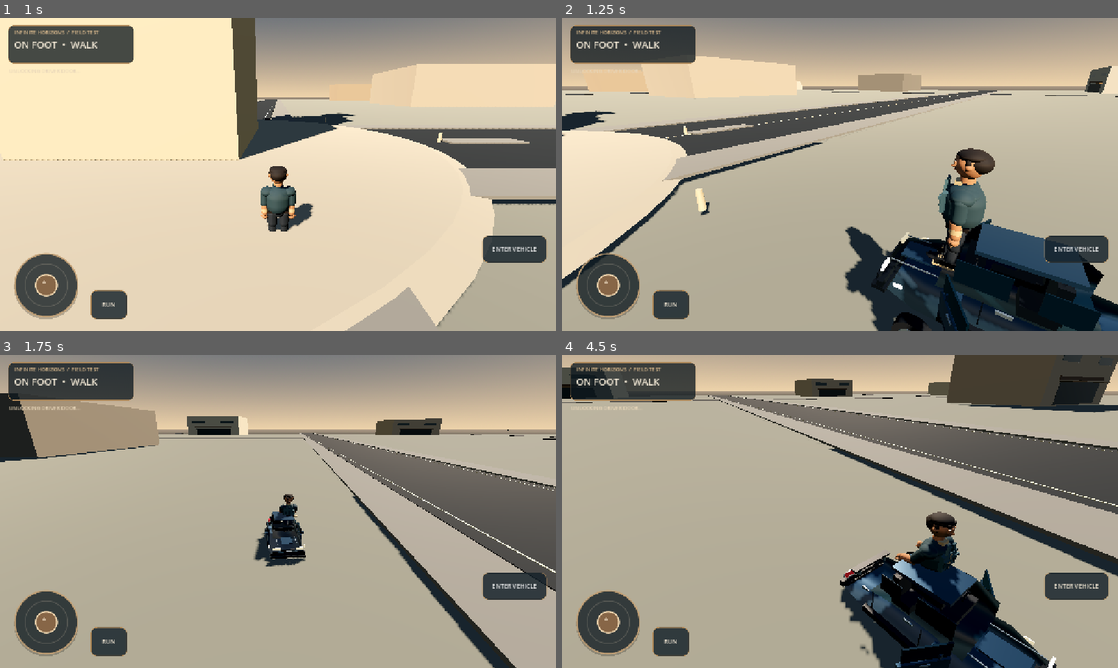
Above: before the commit, frames 1-4 (two rows, left to right).
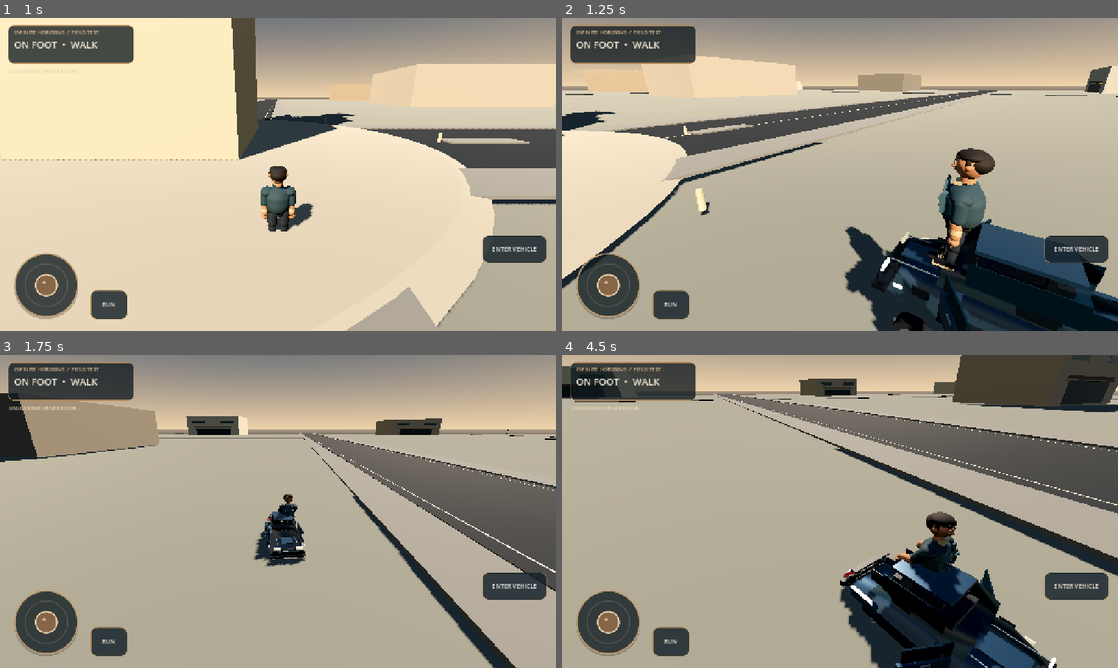
Above: after the commit, the same moments.

Repository: strideproject77-lgtm/Hill-Climb
Game: Godot game, scene res://scenes/main.tscn
Two runs of this game, one before a commit and one after it. Both use one fixed random seed, a clock stepped at 60 frames per second and the inputs below.
Inputs (mouse positions are in pixels of both pictures, inside the frame that each line leads up to):
- Up to frame 1 (1 s): click "ENTER VEHICLE" at 0.5 s
- Up to frame 2 (1.25 s): no input
- Up to frame 3 (1.75 s): click "ENTER VEHICLE" at 1.25 s
- Up to frame 4 (4.5 s): tap Enter at 2 s; move the mouse to (962, 495) at 2.02 s; hold Right 2.03-2.75 s; tap E at 2.1, 3.6 s; click (962, 495) at 2.17 s; drag from (728, 527) to (812, 574) at 2.77 s; move the mouse to (895, 442) at 3.52 s; hold Right 3.53-4.25 s; drag from (812, 574) to (673, 464) at 4.27 s

Frame 1 is identical in both runs. In frame 2, 0.7% of the frame differs, in the area x 44-100%, y 24-100%; in frame 3, 0.3%; in frame 4, 4.2%, in the area x 0-100%, y 0-100%.

Commit message:
Refine coupe bodywork wheels and street handling

Diff:
--- a/game/scripts/vehicle_controller.gd
+++ b/game/scripts/vehicle_controller.gd
@@ -1,15 +1,16 @@
 extends VehicleBody3D
 class_name StrideVehicle
 
-const ENGINE_POWER := 1150.0
-const BRAKE_POWER := 105.0
-const MAX_STEER := 0.48
-const STEER_RESPONSE := 4.2
+const ENGINE_POWER := 980.0
+const BRAKE_POWER := 128.0
+const MAX_STEER := 0.50
+const STEER_RESPONSE := 5.0
 
 var throttle_input := 0.0
 var brake_input := 0.0
 var steer_input := 0.0
 var speed_kmh := 0.0
+var traction_limiter := 1.0
 var model_root: Node3D
 var left_front_door: Node3D
 var right_front_door: Node3D
@@ -43,9 +44,18 @@
 	var throttle := maxf(throttle_input, 1.0 if gas_key else 0.0)
 	var braking := maxf(brake_input, 1.0 if brake_key else 0.0)
 	var steer_axis := steer_input if absf(steer_input) > 0.01 else steer_key
-	engine_force = throttle * ENGINE_POWER
+	var speed_ratio := clampf(speed_kmh / 220.0,0.0,1.0)
+	# Progressive torque delivery and speed-sensitive steering keep the
+	# high-powered rear-drive coupe controllable on narrow city streets.
+	var torque_curve := lerpf(1.0,0.62,speed_ratio)
+	var traction_target := 0.78 if absf(steer_axis) > 0.35 and speed_kmh > 65.0 else 1.0
+	traction_limiter = move_toward(traction_limiter,traction_target if throttle > 0.0 else 1.0,delta * 2.8)
+	engine_force = throttle * ENGINE_POWER * torque_curve * traction_limiter
 	brake = braking * BRAKE_POWER
-	steering = move_toward(steering, -steer_axis * MAX_STEER, delta * STEER_RESPONSE)
+	var steer_limit := lerpf(MAX_STEER,0.20,speed_ratio)
+	steering = move_toward(steering, -steer_axis * steer_limit, delta * STEER_RESPONSE)
+	linear_damp = lerpf(0.035,0.11,speed_ratio)
+	angular_damp = lerpf(0.8,1.35,speed_ratio)
 	if is_instance_valid(steering_wheel):
 		steering_wheel.rotation.z = -steering * 0.72
 	speed_kmh = linear_velocity.length() * 3.6
@@ -111,14 +121,12 @@
 	_add_box("FrontPlate", Vector3(0.42,0.10,0.025), Vector3(0,0.20,-2.19), chrome)
 	_add_box("RearPlate", Vector3(0.42,0.10,0.025), Vector3(0,0.23,2.04), chrome)
 	for side in [-1.0, 1.0]:
-		_add_box("FrontDoorGlass", Vector3(0.018,0.43,0.78), Vector3(side * 0.635,1.02,-0.48), glass)
-		_add_box("RearDoorGlass", Vector3(0.018,0.40,0.55), Vector3(side * 0.635,1.00,0.55), glass)
-		_add_box("FrontDoorSeam", Vector3(0.018,0.48,0.018), Vector3(side * 0.875,0.59,-0.40), trim)
-		_add_box("RearDoorSeam", Vector3(0.018,0.48,0.018), Vector3(side * 0.875,0.58,0.82), trim)
-		_add_box("FrontDoorHandle", Vector3(0.035,0.055,0.22), Vector3(side * 0.89,0.76,-0.12), chrome)
-		_add_box("RearDoorHandle", Vector3(0.035,0.055,0.20), Vector3(side * 0.88,0.75,1.05), chrome)
+		_add_box("CoupeSideGlass", Vector3(0.018,0.43,1.45), Vector3(side * 0.635,1.02,0.03), glass)
+		_add_box("RearQuarterGlass", Vector3(0.018,0.30,0.42), Vector3(side * 0.625,1.00,0.92), glass)
 		_add_box("SideSkirt", Vector3(0.12,0.16,2.05), Vector3(side * 0.87,0.16,0.05), trim)
+		_add_box("FrontFenderVent", Vector3(0.025,0.18,0.30), Vector3(side * 0.885,0.47,-1.30), trim)
 		_add_box("FrontIndicator", Vector3(0.035,0.075,0.18), Vector3(side * 0.89,0.40,-1.72), lamps)
+		_add_box("WideRearHaunch", Vector3(0.12,0.22,0.82), Vector3(side * 0.875,0.37,1.12), paint)
 	_add_box("HoodCreaseLeft", Vector3(0.025,0.018,0.92), Vector3(-0.48,0.615,-1.58), chrome)
 	_add_box("HoodCreaseRight", Vector3(0.025,0.018,0.92), Vector3(0.48,0.615,-1.58), chrome)
 	_add_box("Dashboard", Vector3(1.02,0.13,0.32), Vector3(0,0.94,-0.62), trim)
@@ -302,3 +310,37 @@
 	rim.rotation.z = PI*0.5
 	rim.material_override = _paint(Color("#aeb9c0"),0.88,0.2)
 	wheel.add_child(rim)
+	var brake_disc := MeshInstance3D.new()
+	var disc_mesh := CylinderMesh.new()
+	disc_mesh.top_radius = 0.185
+	disc_mesh.bottom_radius = 0.185
+	disc_mesh.height = 0.045
+	brake_disc.mesh = disc_mesh
+	brake_disc.rotation.z = PI * 0.5
+	brake_disc.material_override = _paint(Color("#737d84"),0.78,0.36)
+	wheel.add_child(brake_disc)
+	var hub := MeshInstance3D.new()
+	var hub_mesh := CylinderMesh.new()
+	hub_mesh.top_radius = 0.075
+	hub_mesh.bottom_radius = 0.075
+	hub_mesh.height = 0.28
+	hub.mesh = hub_mesh
+	hub.rotation.z = PI * 0.5
+	hub.material_override = _paint(Color("#d4dbe0"),0.92,0.18)
+	wheel.add_child(hub)
+	var caliper := MeshInstance3D.new()
+	var caliper_mesh := BoxMesh.new()
+	caliper_mesh.size = Vector3(0.09,0.17,0.10)
+	caliper.mesh = caliper_mesh
+	caliper.position = Vector3(0.0,0.0,-0.16)
+	caliper.material_override = _paint(Color("#a82e28"),0.35,0.3)
+	wheel.add_child(caliper)
+	for spoke_index in range(10):
+		var spoke := MeshInstance3D.new()
+		var spoke_mesh := BoxMesh.new()
+		spoke_mesh.size = Vector3(0.035,0.22,0.035)
+		spoke.mesh = spoke_mesh
+		spoke.position = Vector3(0.0,0.0,0.0)
+		spoke.rotation.z = TAU * float(spoke_index) / 10.0
+		spoke.material_override = _paint(Color("#c3cbd0"),0.9,0.19)
+		wheel.add_child(spoke)
